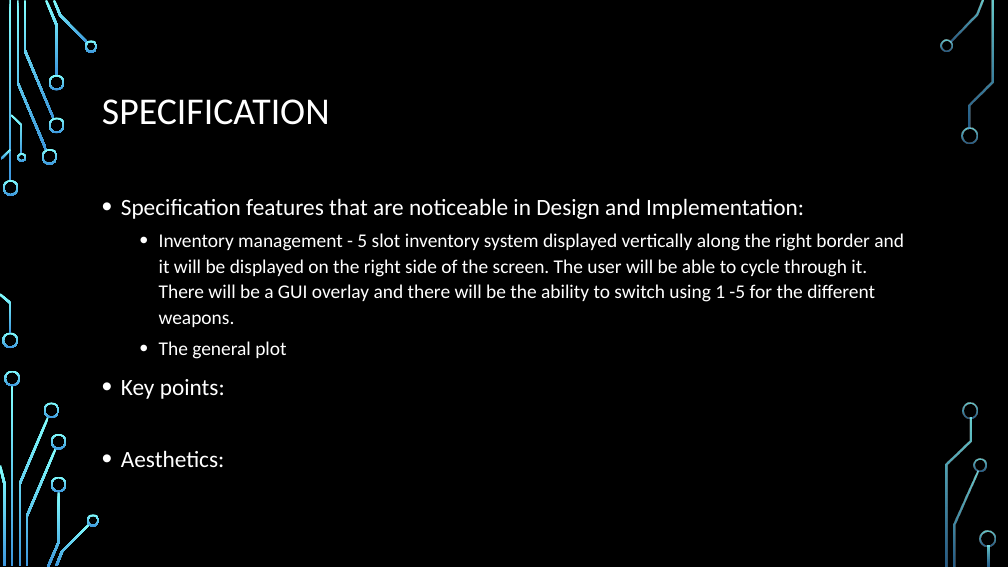
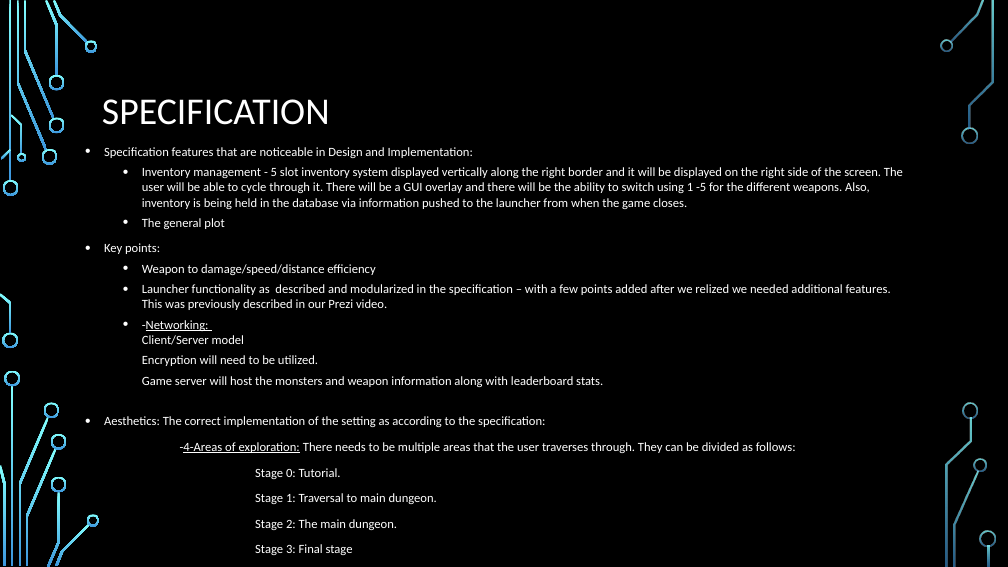
Before and after one commit to Team7-SoftEng/Asset-Development, a slide deck: slide 4 of Gate of GAbethulu.pptx. Drawn at 1008x567 pixels with LibreOffice and Linux fonts; fonts in the diff are those of the drawing; background and template pictures are left out. Boxes give left, top, right and bottom in pixels: in the first picture for what was removed or moved away, otherwise in the second. Text is boxed around its words. In the diff, an @@ line names an element or a change of style, - is before the commit and + after.

```diff
--- a/Gate of GAbethulu.pptx
+++ b/Gate of GAbethulu.pptx
@@ text "Specification features that are noticeable ...": place and size @@
-text "Specification features that are noticeable ..." at (121,198,904,467)
+text "Specification features that are noticeable ..." at (104,147,903,504)
@@ text at (104,147,473,254): size 22.2 to 12 pt in "Specification features that are noticeable in Design ...", "Key points:"; size 18.5 to 12 pt in "The general plot"; line spacing 1.1 to 1 @@
@@ text at (142,167,903,209): text changed; size 18.5 to 12 pt @@
-  • Inventory management - 5 slot inventory system displayed vertically along the right border and it will be displayed on the right side of the screen. The user will be able to cycle through it. There will be a GUI overlay and there will be the ability to switch using 1 -5 for the different weapons.
+  • Inventory management - 5 slot inventory system displayed vertically along the right border and it will be displayed on the right side of the screen. The user will be able to cycle through it. There will be a GUI overlay and there will be the ability to switch using 1 -5 for the different weapons. Also, inventory is being held in the database via information pushed to the launcher from when the game closes.
@@ text at (104,264,891,504): text changed; size 22.2 to 12 pt @@
-• Aesthetics:
+  • Weapon to damage/speed/distance efficiency
+  • Launcher functionality as described and modularized in the specification – with a few points added after we relized we needed additional features. This was previously described in our Prezi video.
+  • -Networking:
+    Client/Server model
+  Encryption will need to be utilized.
+  Game server will host the monsters and weapon information along with leaderboard stats.
+• Aesthetics: The correct implementation of the setting as according to the specification:
+-4-Areas of exploration: There needs to be multiple areas that the user traverses through. They can be divided as follows:
+Stage 0: Tutorial.
+Stage 1: Traversal to main dungeon.
+Stage 2: The main dungeon.
+Stage 3: Final stage
```
Also in this commit, not shown: 3 other slides changed, 1 other file.
